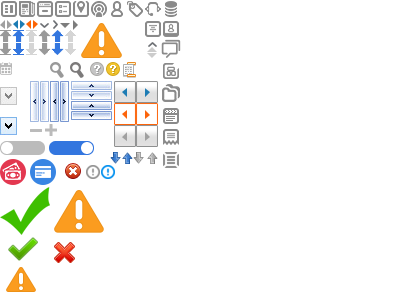
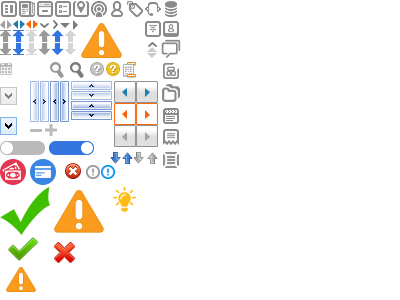
Before/after of a (400, 300) layered artwork. What changed in the layer stack:
added layer "图层 19" above "图层 18" over [left=113, top=187, right=136, bottom=206]
added layer "图层 18" above "图层 16" over [left=115, top=189, right=133, bottom=212]
